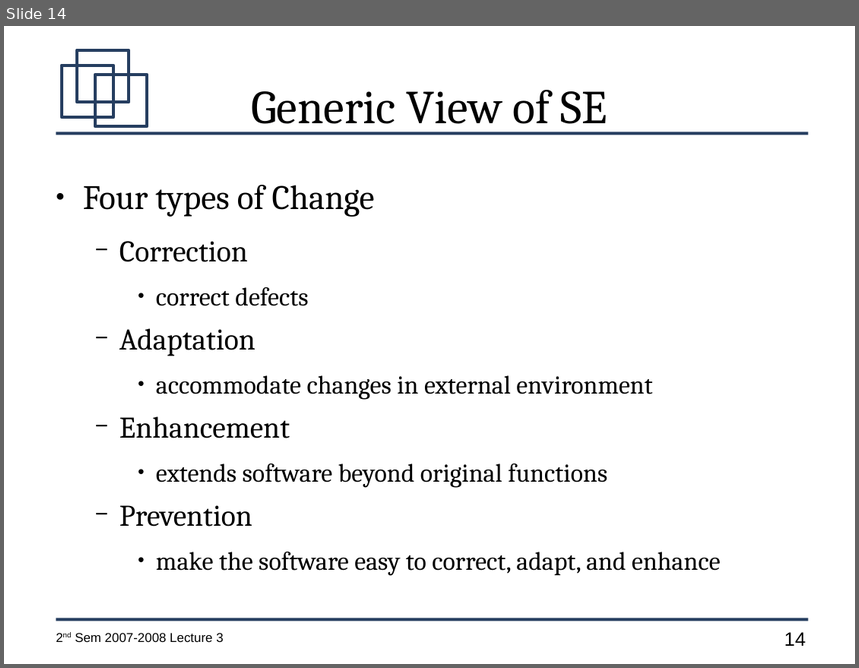
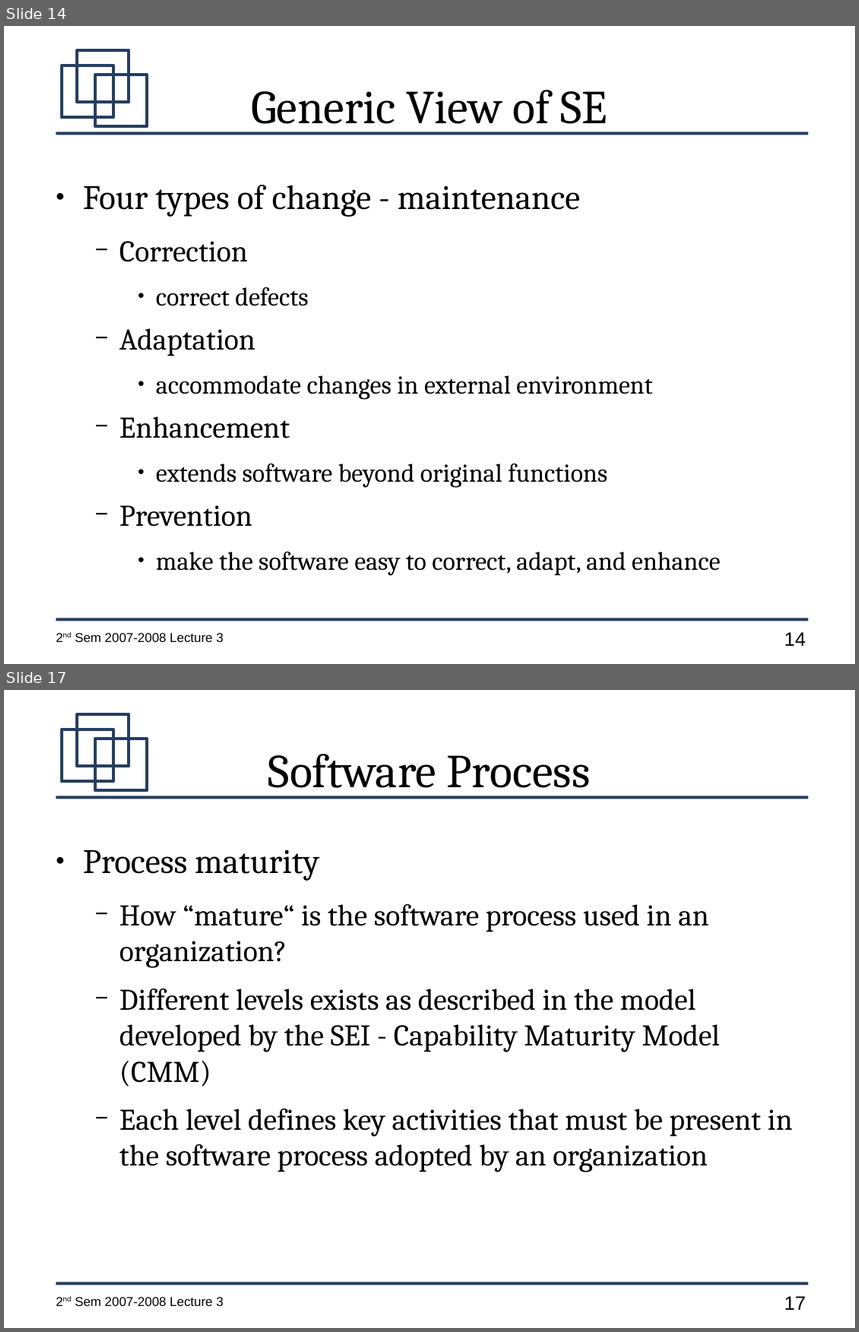
Before and after one commit to jachermocilla/jach-homepage, a slide deck: CMSC128-2nd-Sem-2007-L3.odp. Shown one above the other, each under a label of ours: slide 14 before the commit, slides 14 and 17 after it; the slides between them are not shown. The pictures are 859x668 and 859x1332 pixels, drawn with LibreOffice and Linux fonts; fonts in the diff are those of the drawing. Boxes give left, top, right and bottom in pixels: in the first picture for what was removed or moved away, otherwise in the second. Text is boxed around its words. In the diff, an @@ line names an element or a change of style, - is before the commit and + after.

```diff
--- a/CMSC128-2nd-Sem-2007-L3.odp
+++ b/CMSC128-2nd-Sem-2007-L3.odp
@@ slide 17 added at bbox=[4, 690, 855, 1328], background #FFFFFF; not listed: 7 template elements that a slide beside it also shows @@
@@ title added at bbox=[268, 754, 591, 798], 44 pt, text #000000 @@
+Software Process
@@ text added at bbox=[83, 850, 793, 1173], 28 pt, text #000000 @@
+● Process maturity
+  − How “mature“ is the software process used in an organization?
+  − Different levels exists as described in the model developed by the SEI - Capability Maturity Model (CMM)
+  − Each level defines key activities that must be present in the software process adopted by an organization
@@ slide 14 changed as well @@
@@ text at bbox=[83, 185, 580, 217]: text changed @@
-● Four types of Change
+● Four types of change - maintenance
```
Also in this commit, not shown: 3 other slides changed, 6 other slides added.
